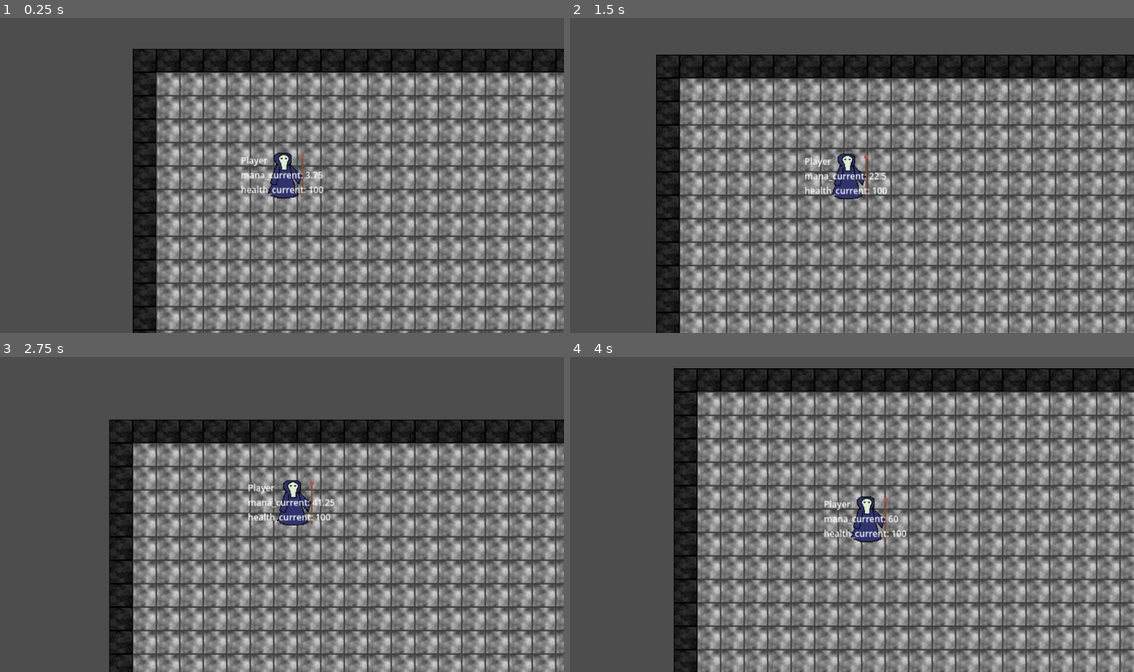
Above: before the commit, frames 1-4 (two rows, left to right).
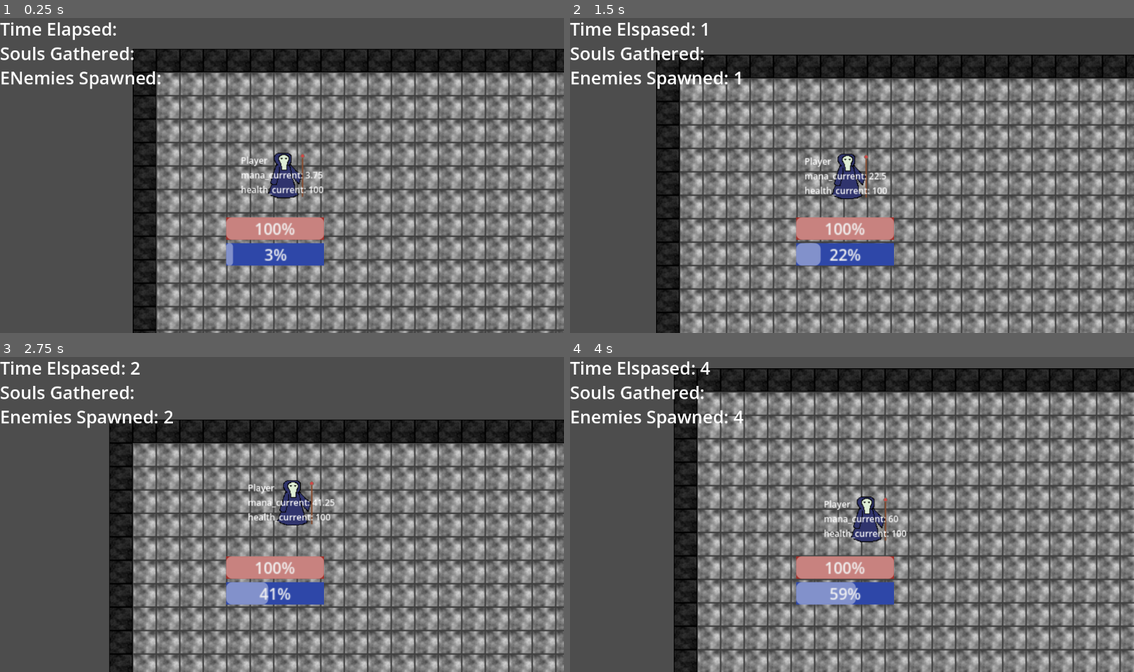
Above: after the commit, the same moments.

Repository: mzhong99/ludum-dare-2024
Game: Godot game, scene res://World/world.tscn
Two runs of this game, one before a commit and one after it. Both use one fixed random seed, a clock stepped at 60 frames per second and the inputs below.
Inputs (mouse positions are in pixels of both pictures, inside the frame that each line leads up to):
- Up to frame 1 (0.25 s): no input
- Up to frame 2 (1.5 s): move the mouse to (976, 159) at 0.52 s; press the mouse at (976, 159) at 0.53 s; move the mouse to (739, 191) at 1.27 s; release the mouse at (739, 191) at 1.28 s; click (739, 191) at 1.35 s
- Up to frame 3 (2.75 s): move the mouse to (338, 445) at 2.02 s; press the mouse at (338, 445) at 2.03 s
- Up to frame 4 (4 s): move the mouse to (823, 577) at 2.77 s; release the mouse at (823, 577) at 2.78 s; click (823, 577) at 2.85 s; move the mouse to (1021, 561) at 3.52 s; press the mouse at (1021, 561) at 3.53 s

The runs differ from the first frame. In frame 1, 3.8% of the frame differs, in the area x 0-58%, y 1-79%; in frame 2, 3.9%; in frame 3, 3.9%; in frame 4, 3.9%.

Commit message:
first UI commit

Diff:
--- a/Entity/UnusedPlayer.gd
+++ b/Entity/UnusedPlayer.gd
@@ -53,6 +53,7 @@
 	process_movement(delta)
 
 	mana_current = min(mana_current + (mana_recharge_pps * delta), mana_capacity)
+
 	# queue_redraw()
 
 func process_movement(delta):
--- a/Entity/UnusedPlayer.tscn
+++ b/Entity/UnusedPlayer.tscn
@@ -1,24 +1,15 @@
-[gd_scene load_steps=12 format=3 uid="uid://xunr3oc0ogd6"]
+[gd_scene load_steps=10 format=3 uid="uid://xunr3oc0ogd6"]
 
 [ext_resource type="Script" path="res://Entity/UnusedPlayer.gd" id="1_2dtbh"]
 [ext_resource type="PackedScene" uid="uid://bj30he4tupx8u" path="res://Skills/SkillBase.tscn" id="3_3ye45"]
 [ext_resource type="PackedScene" uid="uid://2a7lk2v7o5fe" path="res://Skills/Bullet.tscn" id="4_tu746"]
-[ext_resource type="PackedScene" uid="uid://belun4uugbysk" path="res://Skills/Fireball.tscn" id="5_6odcg"]
-[ext_resource type="Texture2D" uid="uid://b37pajflyvanb" path="res://Assets/lich_casting.png" id="5_lot2q"]
+[ext_resource type="PackedScene" path="res://Skills/Fireball.tscn" id="5_6odcg"]
 [ext_resource type="Texture2D" uid="uid://60ti4an26s0j" path="res://Assets/lich_standing_1.png" id="5_oi3ig"]
 [ext_resource type="Texture2D" uid="uid://64l1majyil6h" path="res://Assets/lich_standing_2.png" id="6_b1aoa"]
 [ext_resource type="PackedScene" uid="uid://cu2lv2kcfurtt" path="res://Utility/NodeMonitor.tscn" id="7_d7vhv"]
 
 [sub_resource type="SpriteFrames" id="SpriteFrames_p14ga"]
 animations = [{
-"frames": [{
-"duration": 1.0,
-"texture": ExtResource("5_lot2q")
-}],
-"loop": true,
-"name": &"casting",
-"speed": 5.0
-}, {
 "frames": [],
 "loop": true,
 "name": &"default",
@@ -37,9 +28,6 @@
 }]
 
 [sub_resource type="CircleShape2D" id="CircleShape2D_1uoak"]
-radius = 32.0
-
-[sub_resource type="CircleShape2D" id="CircleShape2D_wjcra"]
 radius = 32.0
 
 [node name="Player" type="CharacterBody2D" groups=["PLAYER"]]
@@ -64,10 +52,3 @@
 
 [node name="NodeMonitor" parent="." instance=ExtResource("7_d7vhv")]
 watchlist = Array[String](["mana_current", "health_current"])
-
-[node name="HitBox" type="Area2D" parent="."]
-collision_layer = 129
-collision_mask = 0
-
-[node name="CollisionShape2D" type="CollisionShape2D" parent="HitBox"]
-shape = SubResource("CircleShape2D_wjcra")
--- a/World/world.gd
+++ b/World/world.gd
@@ -1,6 +1,9 @@
 extends Node2D
 
 @export var villager_scene: PackedScene = preload("res://Entity/EnemyVillager.tscn")
+var time_elapsed = 0
+var souls_gathered = 0
+var enemies_spawned_count = 0
 
 # Called when the node enters the scene tree for the first time.
 func _ready():
@@ -9,6 +12,7 @@
 
 # Called every frame. 'delta' is the elapsed time since the previous frame.
 func _process(delta):
+	$HUD/ManaBar.value = $Player.mana_current
 	pass
 
 
@@ -24,5 +28,26 @@
 	print_debug("mob_spawn_location: ", mob_spawn_location.position)
 	add_child(enemy_villager)
 
+	# update number of enemies spawned counter
+	enemies_spawned_count += 1
+	$HUD/EnemiesSpawnedLbl.text = str("Enemies Spawned: ", enemies_spawned_count)
+
 	# restart timer
 	$EnemyVillagerSpawnTimer.start()
+
+
+func _on_time_elapsed_timeout():
+	# increase time elapsed
+	time_elapsed += 1
+
+	# redraw time elapsed text on the screen
+	$HUD/ElapsedTimeLbl.text = str("Time Elspased: ", time_elapsed)
+
+	# restart timer
+	$TimeElapsed.start()
+
+
+
+
+func _update_souls_gathered():
+	$HUD/SoulsGatheredLbl.text = str("Souls Gathered: ", souls_gathered)
--- a/World/world.tscn
+++ b/World/world.tscn
@@ -10,8 +10,15 @@
 }
 point_count = 5
 
+[sub_resource type="StyleBoxFlat" id="StyleBoxFlat_fwhgh"]
+bg_color = Color(0.638591, 0.184806, 0.161478, 1)
+
+[sub_resource type="StyleBoxFlat" id="StyleBoxFlat_cbinp"]
+bg_color = Color(0.180392, 0.278431, 0.658824, 1)
+
 [node name="World" type="Node2D"]
 script = ExtResource("1_g1cg1")
+metadata/_edit_vertical_guides_ = [-557.0]
 
 [node name="Arena" parent="." instance=ExtResource("1_v8yog")]
 
@@ -28,4 +35,66 @@
 [node name="EnemyVillagerSpawnTimer" type="Timer" parent="."]
 autostart = true
 
+[node name="TimeElapsed" type="Timer" parent="."]
+autostart = true
+
+[node name="HUD" type="CanvasLayer" parent="."]
+
+[node name="ElapsedTimeLbl" type="Label" parent="HUD"]
+offset_right = 40.0
+offset_bottom = 23.0
+theme_override_font_sizes/font_size = 36
+text = "Time Elapsed: "
+
+[node name="SoulsGatheredLbl" type="Label" parent="HUD"]
+offset_top = 50.0
+offset_right = 285.0
+offset_bottom = 100.0
+theme_override_font_sizes/font_size = 36
+text = "Souls Gathered: "
+
+[node name="EnemiesSpawnedLbl" type="Label" parent="HUD"]
+offset_top = 100.0
+offset_right = 338.0
+offset_bottom = 150.0
+theme_override_font_sizes/font_size = 36
+text = "ENemies Spawned: "
+
+[node name="HealthBar" type="ProgressBar" parent="HUD"]
+anchors_preset = 8
+anchor_left = 0.5
+anchor_top = 0.5
+anchor_right = 0.5
+anchor_bottom = 0.5
+offset_left = -14.0
+offset_top = 12.0
+offset_right = 86.0
+offset_bottom = 35.0
+grow_horizontal = 2
+grow_vertical = 2
+scale = Vector2(2, 2)
+pivot_offset = Vector2(100, -75)
+size_flags_horizontal = 0
+theme_override_styles/background = SubResource("StyleBoxFlat_fwhgh")
+value = 100.0
+
+[node name="ManaBar" type="ProgressBar" parent="HUD"]
+anchors_preset = 8
+anchor_left = 0.5
+anchor_top = 0.5
+anchor_right = 0.5
+anchor_bottom = 0.5
+offset_left = -14.0
+offset_top = -60.0
+offset_right = 86.0
+offset_bottom = -37.0
+grow_horizontal = 2
+grow_vertical = 2
+scale = Vector2(2, 2)
+pivot_offset = Vector2(100, -200)
+size_flags_horizontal = 0
+theme_override_styles/background = SubResource("StyleBoxFlat_cbinp")
+value = 50.0
+
 [connection signal="timeout" from="EnemyVillagerSpawnTimer" to="." method="_on_enemy_villager_spawn_timer_timeout"]
+[connection signal="timeout" from="TimeElapsed" to="." method="_on_time_elapsed_timeout"]
Not shown: 1 places in World/world.tscn that only renumber resources
